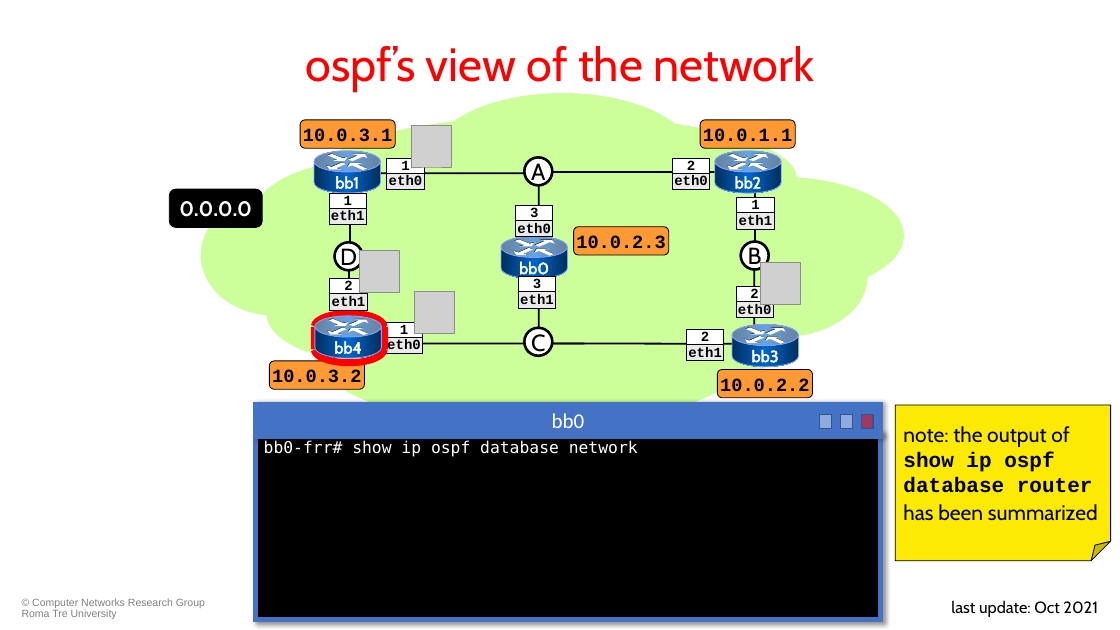
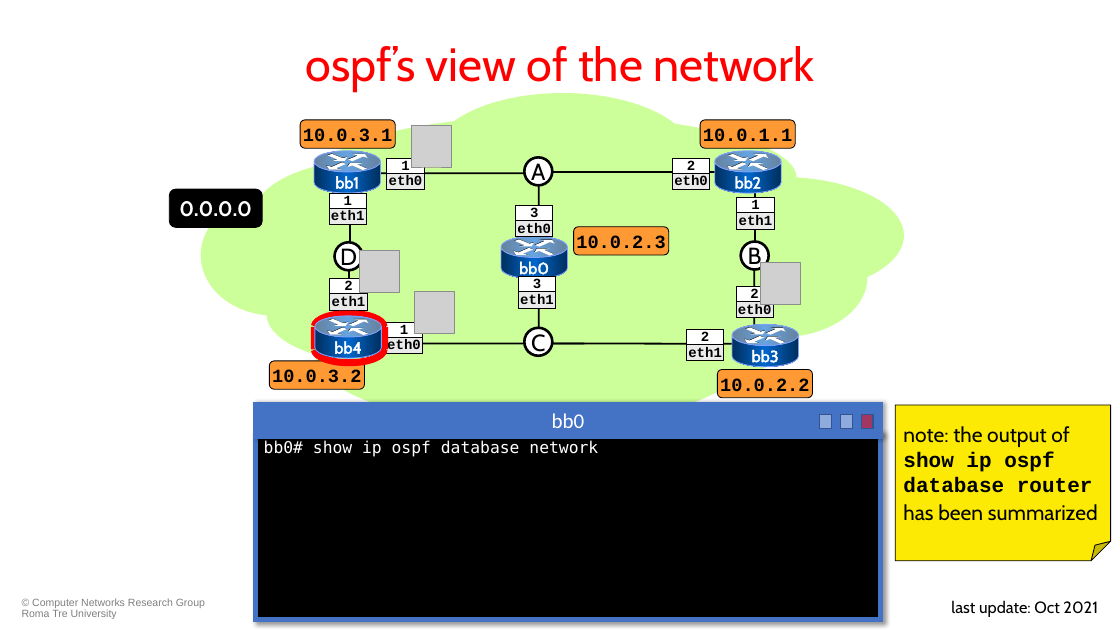
Before and after one commit to KatharaFramework/Kathara-Labs, a slide deck: slide 29 of main-labs/intradomain-routing/frr/ospf/020-kathara-lab_ospf.pptx. Drawn at 1120x630 pixels with LibreOffice and Linux fonts; fonts in the diff are those of the drawing; grey boxes stand for pictures; background and template pictures are left out. Boxes give left, top, right and bottom in pixels: in the first picture for what was removed or moved away, otherwise in the second. Text is boxed around its words. In the diff, an @@ line names an element or a change of style, - is before the commit and + after.

Commit message:
Small changes to ospf

```diff
--- a/main-labs/intradomain-routing/frr/ospf/020-kathara-lab_ospf.pptx
+++ b/main-labs/intradomain-routing/frr/ospf/020-kathara-lab_ospf.pptx
@@ text in rectangle at <box>264,440,598,457</box>: text changed @@
-bb0-frr# show ip ospf database network
+bb0# show ip ospf database network
```
Also in this commit, not shown: 15 other slides changed, 1 other file.
